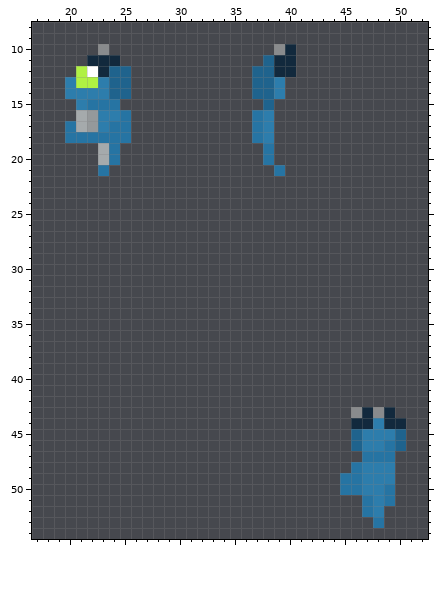
A pixel-art sprite gets an edit: Resources/Textures/_Umbra/PersonalItems/Plushies/takoplushie.rsi/holding-inhand-left.png. The picture above was drawn from the file before the commit.
The file is 64x64 pixels. Shown: x 17..52, y 8..54. The old version is drawn lined up with the new one.
New version:
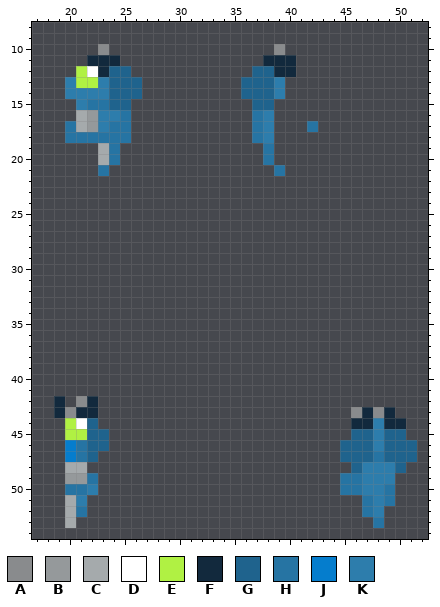
Palette (. is transparent): A #898b8d  B #95999b  C #a5aaac  D #ffffff  E #b0f143  F #12293d  G #1f638d  H #2674a3  J #057dcd  K #2d7dac
The edit:
drawings rearranged on the sheet (the old picture shows each at its new place; 2 dropped ones are not shown)
There is now colour A in row 42 at x 21; in row 43 at x 20.
There is now colour B in row 49 at x 20 to 21.
There is now colour C in row 48 at x 20 to 21; in rows 51 to 53 at x 20.
There is now colour D in row 44 at x 21.
There is now colour E in row 44 at x 20; in row 45 at x 20 to 21.
There is now colour F in row 42 at x 19 and 22; in row 43 at x 19 and 21 to 22.
The edit turns colour G into colour F in row 11 at x 38.
There is now colour G in rows 13 to 14 at x 26 and 36; in row 15 at x 25 and 37; in row 44 at x 22; in row 45 at x 22 to 23; in row 46 at x 22 to 23, 45 and 51; in row 47 at x 22, 45 to 46 and 50 to 51.
There is now colour G in row 48 at x 50.
The edit turns colour H into colour G in row 15 at x 24; in row 46 at x 49; in row 47 at x 47 and 49; in row 48 at x 46.
The edit turns colour K into colour G in row 45 at x 47 and 49; in row 46 at x 47.
There is now colour H in row 17 at x 42; in rows 46 to 47 at x 21; in row 49 at x 22; in row 50 at x 20 to 21; in row 52 at x 21.
There is now colour J in rows 46 to 47 at x 20.
There is now colour K in row 50 at x 22; in row 51 at x 21.
The edit erases colour F in row 10 at x 40.
